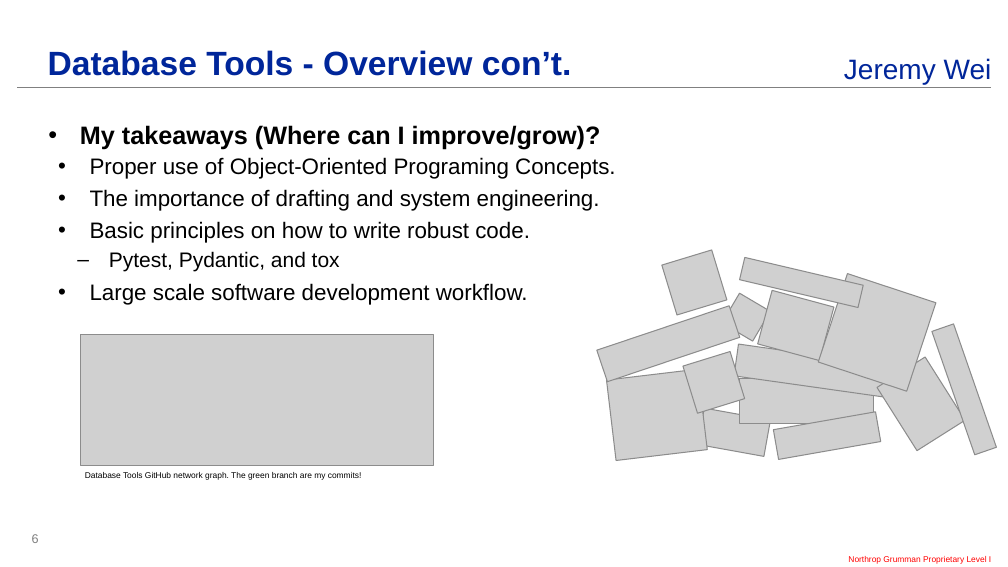
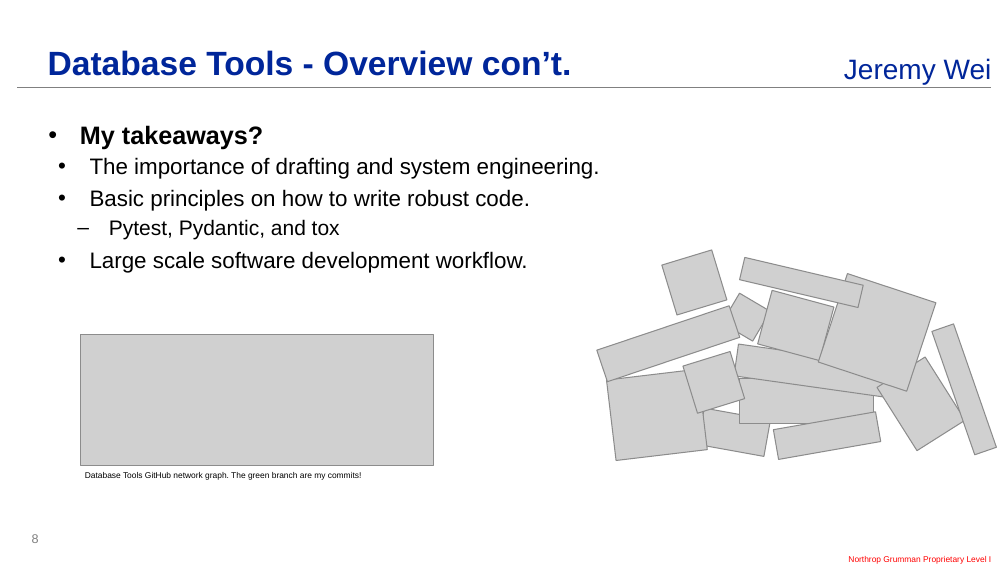
Before and after one commit to cosgroma/database-tools, a slide deck: slide 8 of docs/presentations/Intern_Showcase_Wei.pptx (slide 6 before the commit). Drawn at 1008x567 pixels with LibreOffice and Linux fonts; fonts in the diff are those of the drawing; grey boxes stand for pictures; background and template pictures are left out. Boxes give left, top, right and bottom in pixels: in the first picture for what was removed or moved away, otherwise in the second. Text is boxed around its words. In the diff, an @@ line names an element or a change of style, - is before the commit and + after.

```diff
--- a/docs/presentations/Intern_Showcase_Wei.pptx
+++ b/docs/presentations/Intern_Showcase_Wei.pptx
@@ text at (80, 125, 263, 150): text changed; size 16 to 18 pt; bold on @@
-• My takeaways (Where can I improve/grow)?
-  • Proper use of Object-Oriented Programing Concepts.
+• My takeaways?
```
Also in this commit, not shown: 1 other slide changed, 4 slides added, 2 slides removed.
